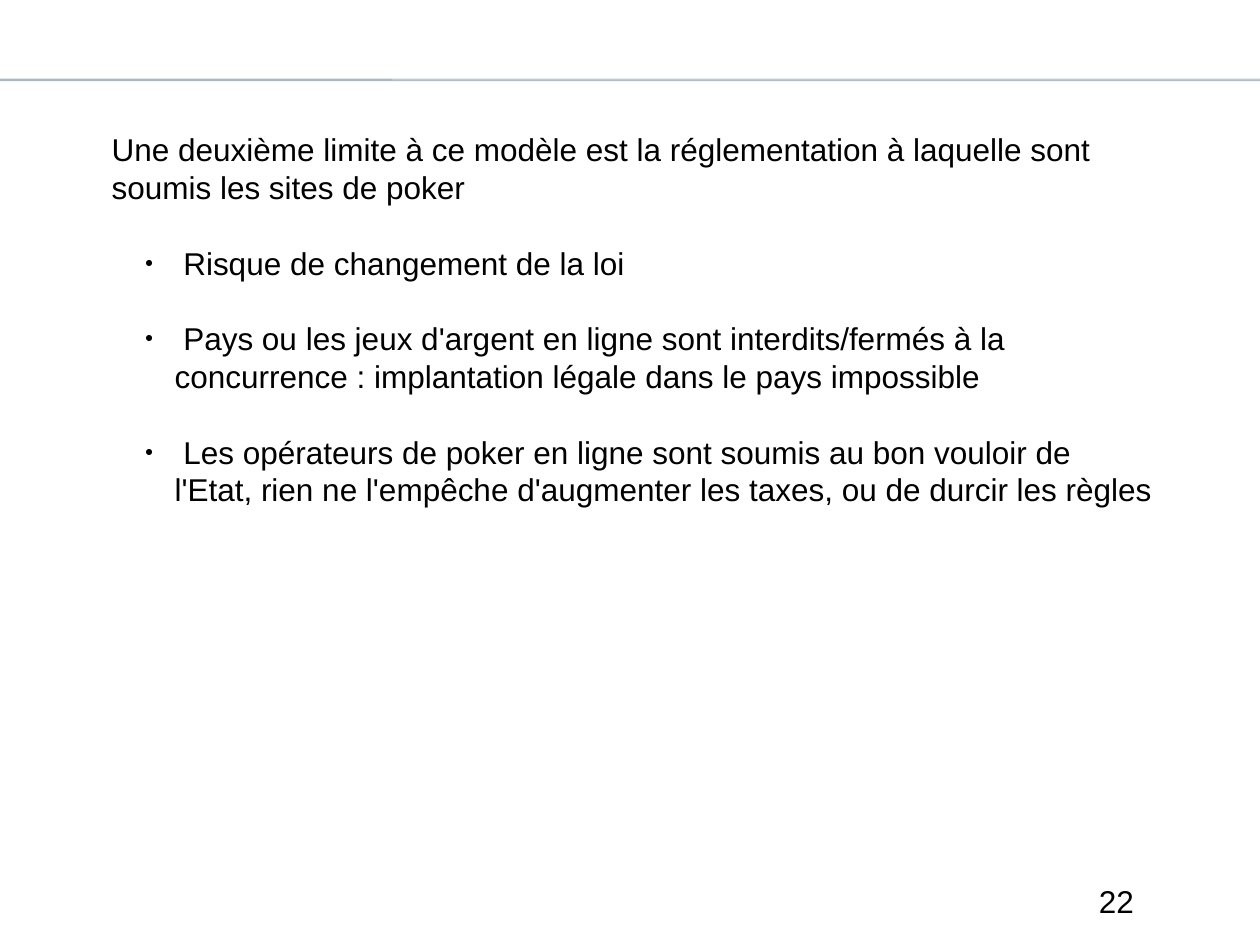
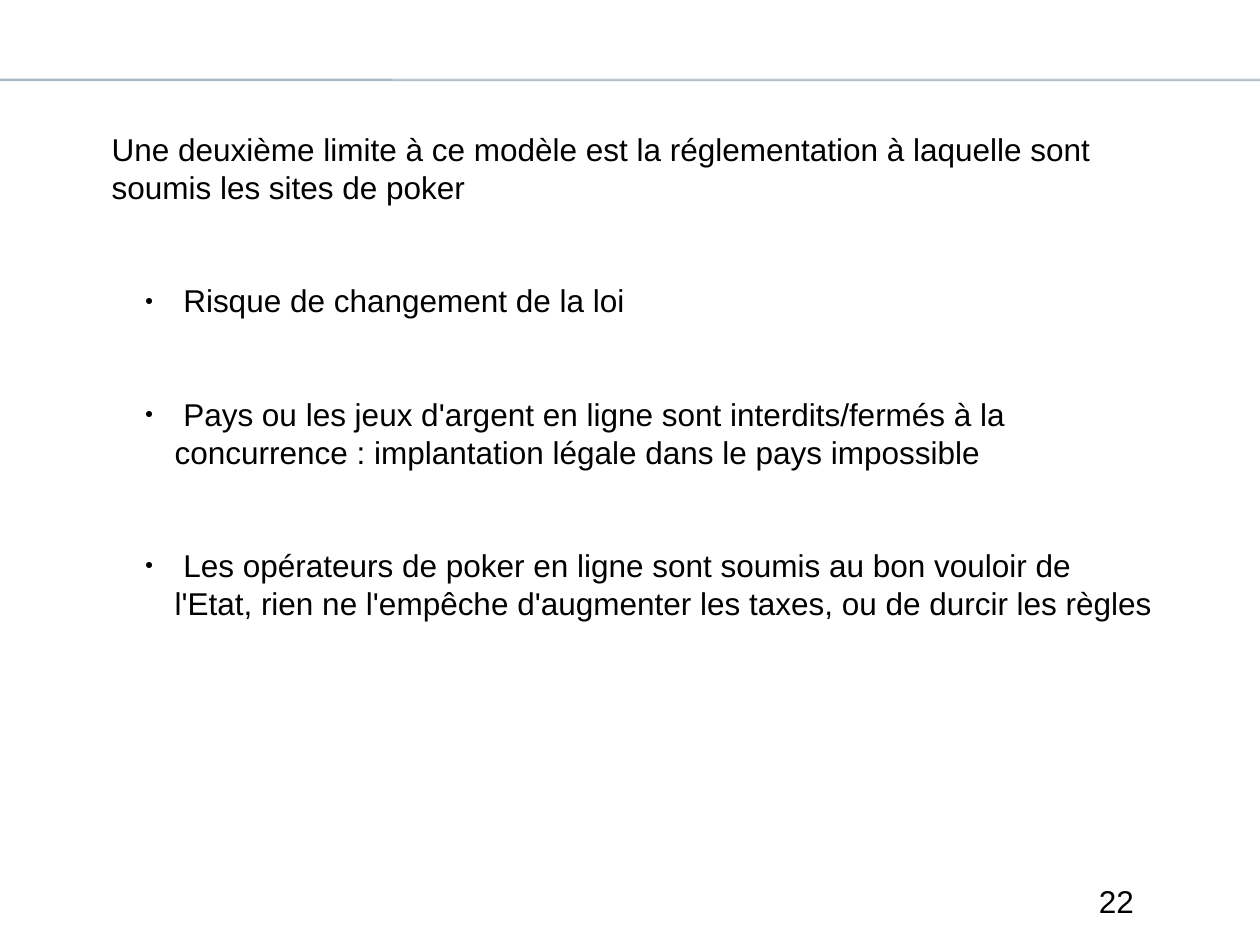
Before and after one commit to OlivierK/economie, a slide deck: slide 22 of presentation.odp. Drawn at 1260x945 pixels with LibreOffice and Linux fonts; fonts in the diff are those of the drawing; background and template pictures are left out. Boxes give left, top, right and bottom in pixels: in the first picture for what was removed or moved away, otherwise in the second. Text is boxed around its words. In the diff, an @@ line names an element or a change of style, - is before the commit and + after.

```diff
--- a/presentation.odp
+++ b/presentation.odp
@@ text "Une deuxième limite à ce ..." rewrapped from (x1=112, y1=137, x2=1152, y2=507) to (x1=112, y1=137, x2=1152, y2=621) @@
```
Also in this commit, not shown: 7 other slides changed, 1 slide added, 1 slide removed, 1 other file.
